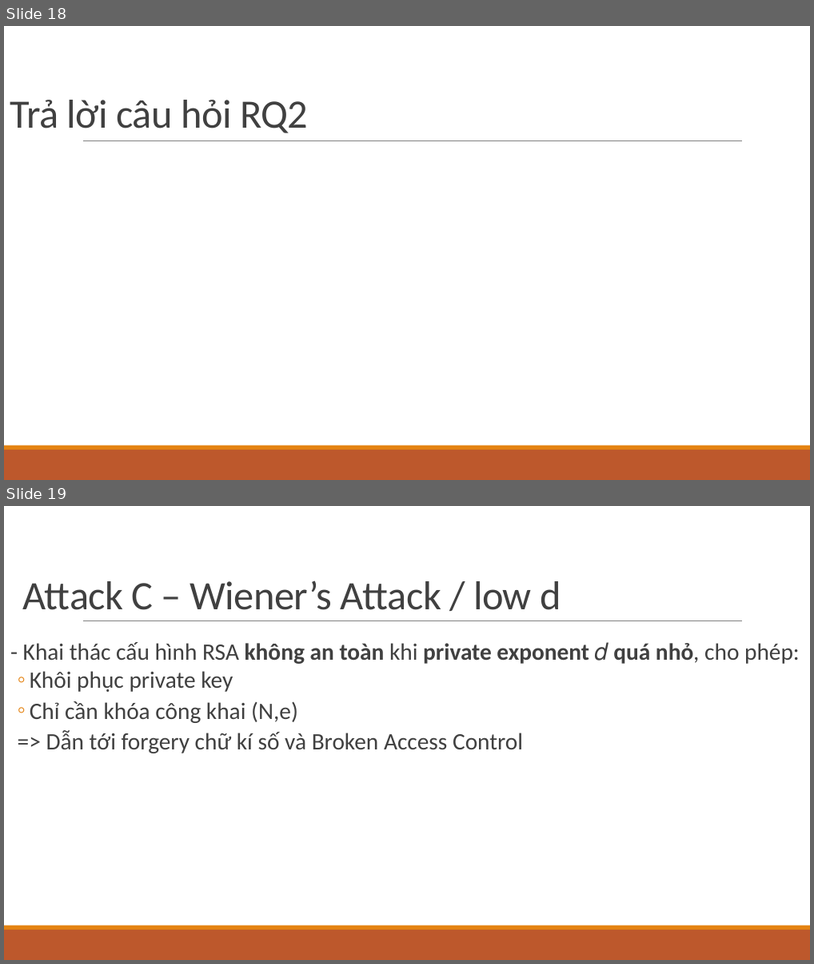
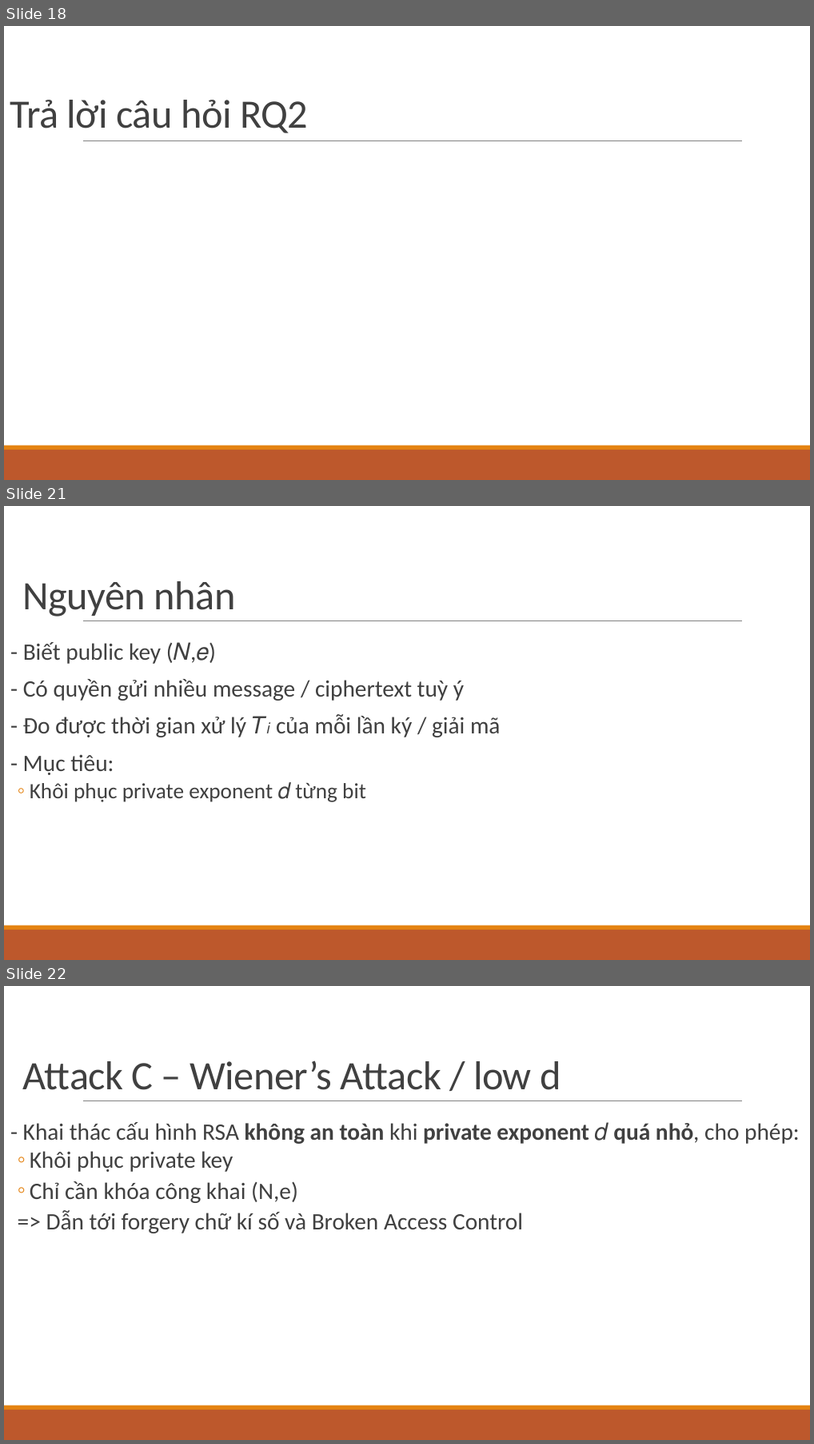
Before and after one commit to ken3k06/RSA-Based-Cryptography, a slide deck: Cryptanalysis on Asymmetric Ciphers — RSA & RSA.pptx. Shown one above the other, each under a label of ours: slides 18 and 19 before the commit, slides 18, 21 and 22 after it; the slides between them are not shown. The pictures are 814x964 and 814x1444 pixels, drawn with LibreOffice and Linux fonts; fonts in the diff are those of the drawing. Boxes give left, top, right and bottom in pixels: in the first picture for what was removed or moved away, otherwise in the second. Text is boxed around its words. In the diff, an @@ line names an element or a change of style, - is before the commit and + after.

```diff
--- a/Cryptanalysis on Asymmetric Ciphers — RSA & RSA.pptx
+++ b/Cryptanalysis on Asymmetric Ciphers — RSA & RSA.pptx
@@ slide 21 added at (4, 506, 810, 960), background #FFFFFF; not listed: 3 template elements that a slide beside it also shows @@
@@ title added at (22, 581, 236, 616), 48 pt, text #404040 @@
+Nguyên nhân
@@ text added at (23, 642, 501, 802), 28 pt, text #404040 @@
+  - Biết public key (𝑁,𝑒)
+  - Có quyền gửi nhiều message / ciphertext tuỳ ý
+  - Đo được thời gian xử lý 𝑇𝑖 của mỗi lần ký / giải mã
+  - Mục tiêu:
+  ◦ Khôi phục private exponent 𝑑 từng bit
@@ what was slide 19 is now slide 22 @@
```
Also in this commit, not shown: 2 other slides added, 10 other files.
